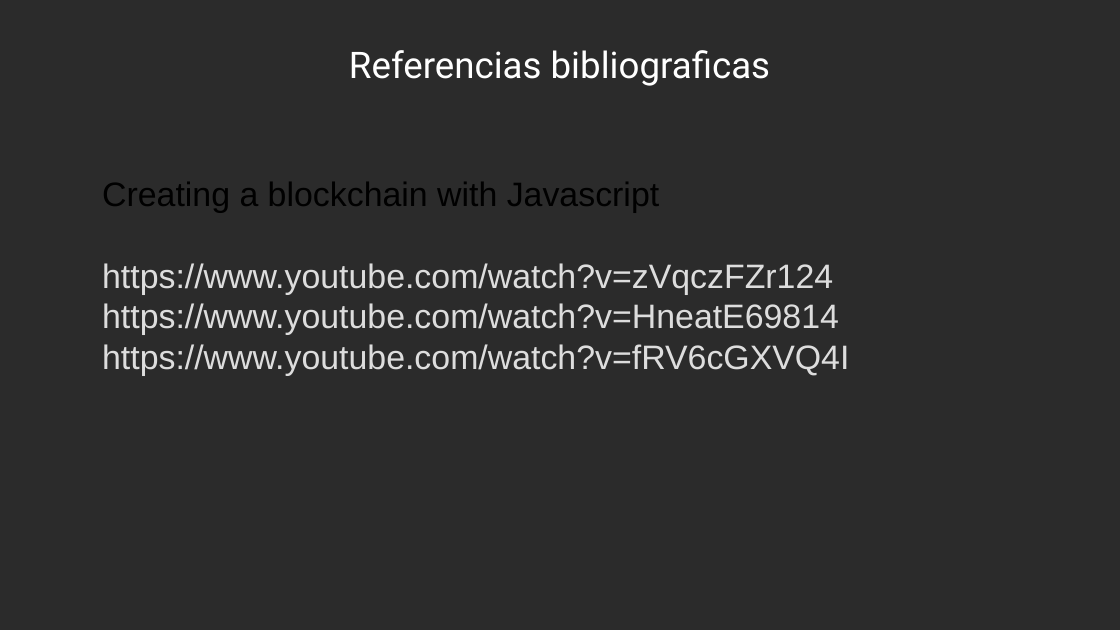
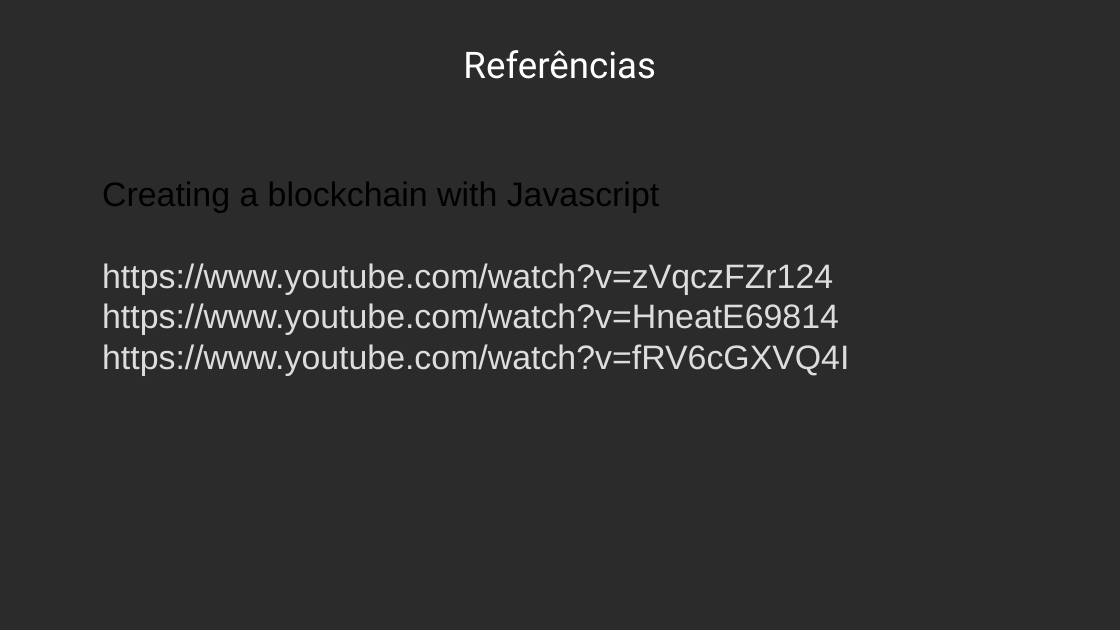
Before and after one commit to Darckfast/blockchain, a slide deck: slide 33 of blockchains/ap.odp (slide 32 before the commit). Drawn at 1120x630 pixels with LibreOffice and Linux fonts; fonts in the diff are those of the drawing; background and template pictures are left out; a plain dark background stands for a picture behind light text. Boxes give left, top, right and bottom in pixels: in the first picture for what was removed or moved away, otherwise in the second. Text is boxed around its words. In the diff, an @@ line names an element or a change of style, - is before the commit and + after.

```diff
--- a/blockchains/ap.odp
+++ b/blockchains/ap.odp
@@ title at (463, 50, 656, 79): text changed @@
-Referencias bibliograficas
+Referências
```
Also in this commit, not shown: 2 other slides changed, 3 slides added, 2 slides removed, 1 other file.
